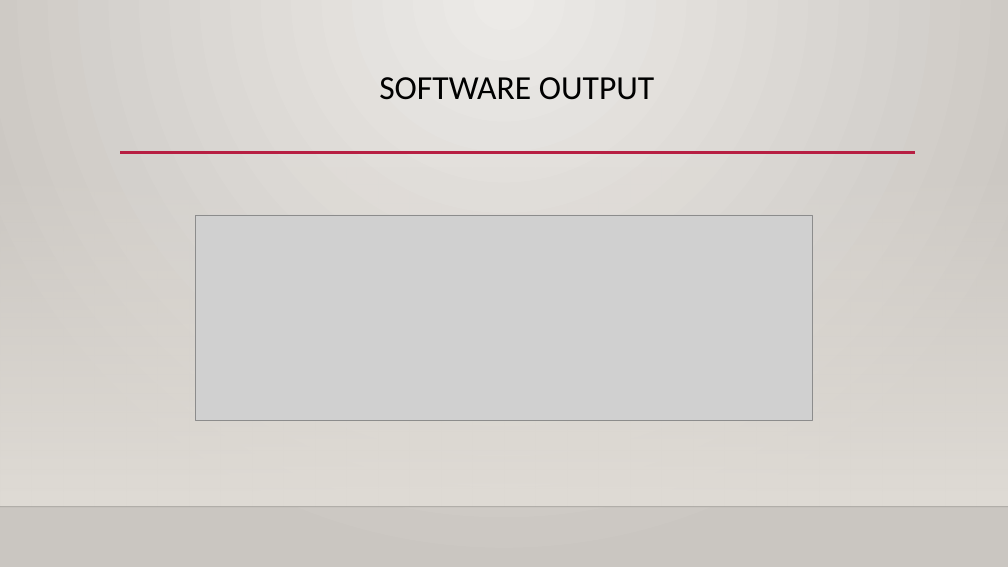
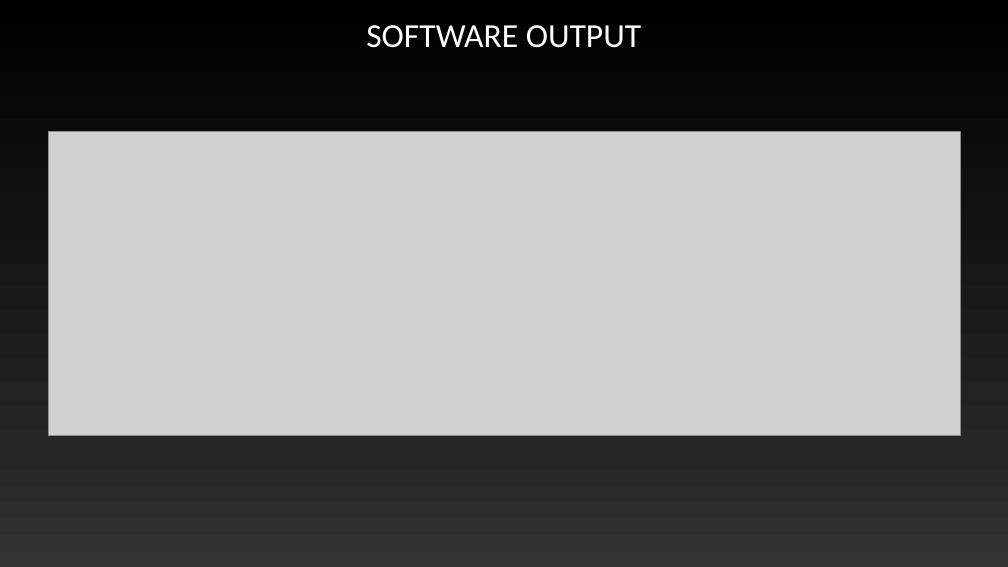
Before and after one commit to Maximus32/Reconfig-Canny, a slide deck: slide 3 of Deliverables/Canny edge detection – fpga speedup.pptx. Drawn at 1008x567 pixels with LibreOffice and Linux fonts; fonts in the diff are those of the drawing; grey boxes stand for pictures; background and template pictures are left out. Boxes give left, top, right and bottom in pixels: in the first picture for what was removed or moved away, otherwise in the second. Text is boxed around its words. In the diff, an @@ line names an element or a change of style, - is before the commit and + after.

```diff
--- a/Deliverables/Canny edge detection – fpga speedup.pptx
+++ b/Deliverables/Canny edge detection – fpga speedup.pptx
@@ background gradient #ECEAE7 to #CAC7C1 to gradient #000000 to #262626 to #343434 @@
@@ title "SOFTWARE OUTPUT" moved from (x1=379, y1=77, x2=654, y2=100) to (x1=366, y1=25, x2=641, y2=48) @@
@@ title "SOFTWARE OUTPUT" at (x1=366, y1=25, x2=641, y2=48): text colour #000000 to #FFFFFF @@
@@ picture resized from (x1=195, y1=215, x2=813, y2=420) to (x1=48, y1=132, x2=960, y2=435) @@
@@ rectangle removed at (x1=0, y1=167, x2=1008, y2=507) @@
@@ line removed from (120, 153) to (915, 153) @@
@@ line removed from (0, 507) to (1008, 507) @@
```
Also in this commit, not shown: 4 other slides changed, 3 slides added.
